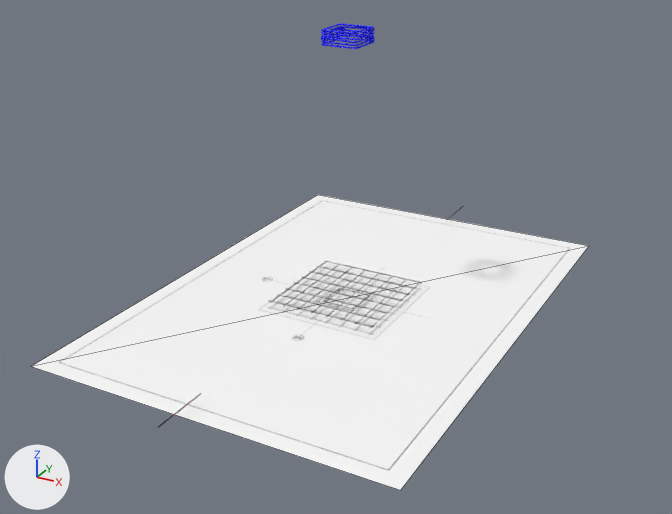
What one commit did to the glTF model teaching-contest/CH02/02フープ.glb.
Camera for both pictures: a 50 mm camera at (4678.0, -8770.0, 4888.0) aimed at (75.0, -401.0, 703.0). Every picture has the same lights, and +X, +Y and +Z are marked at lower left. The picture after the commit comes second. Mesh edges are drawn as thin lines on the coarser meshes. Where no turn or scale is listed for an object, it has been applied to the vertices. Vertices at exactly the same position are counted once.

The scene before the commit, as lines of its bpy script (objects in view):
```python
me_01_014 = bpy.data.meshes.new('01.014')
me_01_014.from_pydata(...)  # 256 vertices, 448 faces; spans x -680.0..680.0, y -1140.0..220.0, z -18.0..5.0
# faces by material slot: [336, 112]
me_01_014.materials.append(mat_material__11)  # white #e7e7e7
me_01_014.materials.append(mat_material__11_001)  # white #e7e7e7
me_平面_001 = bpy.data.meshes.new('平面.001')
me_平面_001.from_pydata(...)  # 4 vertices, 2 faces; spans x -2100.0..2100.0, y -2970.0..2970.0, z 0.0
me_平面_001.materials.append(mat_マテリアル)  # picture img_02フープ筋
ob_1360_012 = bpy.data.objects.new('1360.012', me_01_014)
ob_1360_012.location = (0.0, 460.0, 90.0)
ob_平面 = bpy.data.objects.new('平面', me_平面_001)
ob_平面.location = (0.0, 0.0, 0.0)
```
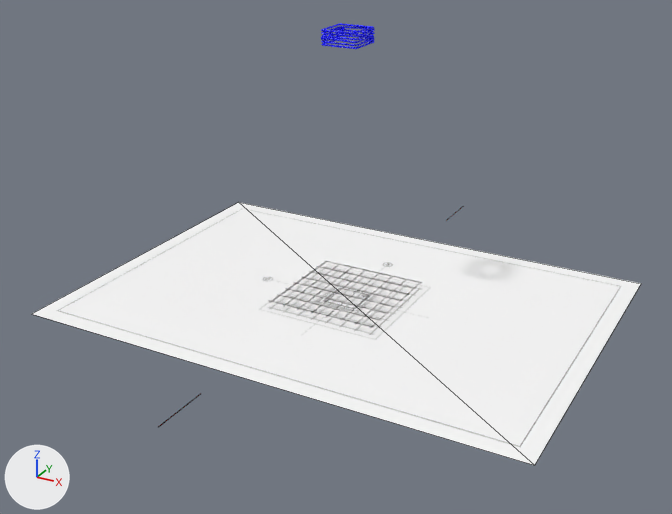
Diff of the bpy script that builds the scene:
```diff
--- a/teaching-contest/CH02/02フープ.glb.py
+++ b/teaching-contest/CH02/02フープ.glb.py
@@ me_平面_001 @@
 # used by ob_平面; location = (0.0, 0.0, 0.0)
-me_平面_001.from_pydata(...)  # 4 vertices, 2 faces; spans x -2100.0..2100.0, y -2970.0..2970.0, z 0.0
-me_平面_001.vertices[0].co = (-2100.0, -2970.0, 0.0)  # pixel (30, 366)
-me_平面_001.vertices[1].co = (2100.0, -2970.0, 0.0)  # pixel (400, 490)
-me_平面_001.vertices[2].co = (-2100.0, 2970.0, 0.0)  # pixel (317, 194)
-me_平面_001.vertices[3].co = (2100.0, 2970.0, 0.0)  # pixel (589, 245)
+me_平面_001.from_pydata(...)  # 4 vertices, 2 faces; spans x -2970.0..2970.0, y -2100.0..2100.0, z 0.0
+# me_平面_001 part 1
+me_平面_001.vertices[0].co = (-2970.0, 2100.0, 0.0)  # pixel (238, 202)
+me_平面_001.vertices[1].co = (-2970.0, -2100.0, 0.0)  # pixel (31, 314)
+me_平面_001.vertices[2].co = (2970.0, 2100.0, 0.0)  # pixel (641, 283)
+me_平面_001.vertices[3].co = (2970.0, -2100.0, 0.0)  # pixel (534, 465)
 me_平面_001.materials.append(mat_マテリアル)
```

Location of each change, (x1, y1, x2, y2) in pixels of the pictures (672 x 514 px):
'平面', reshaped (9% wider, 11% shorter): before (31, 195, 589, 490); after (32, 202, 641, 465)
